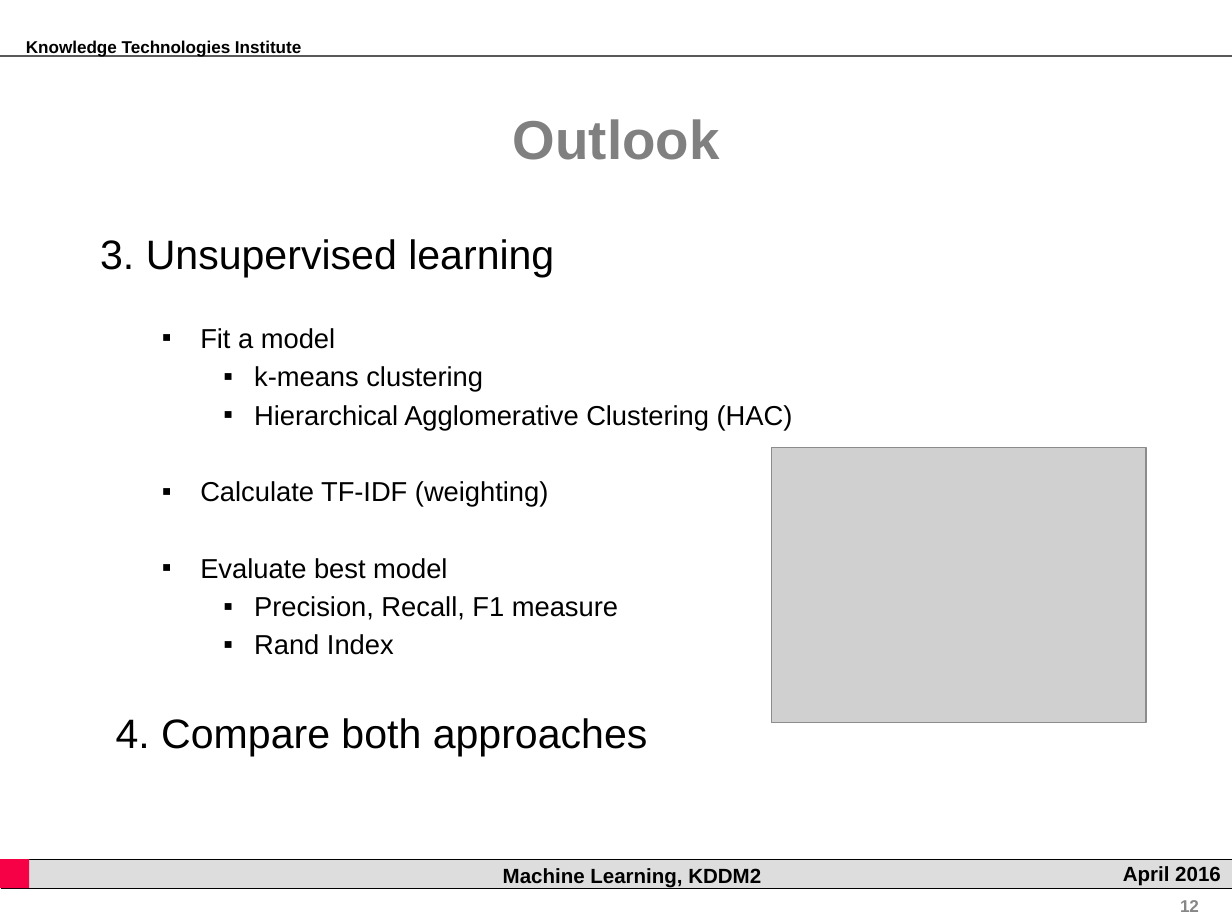
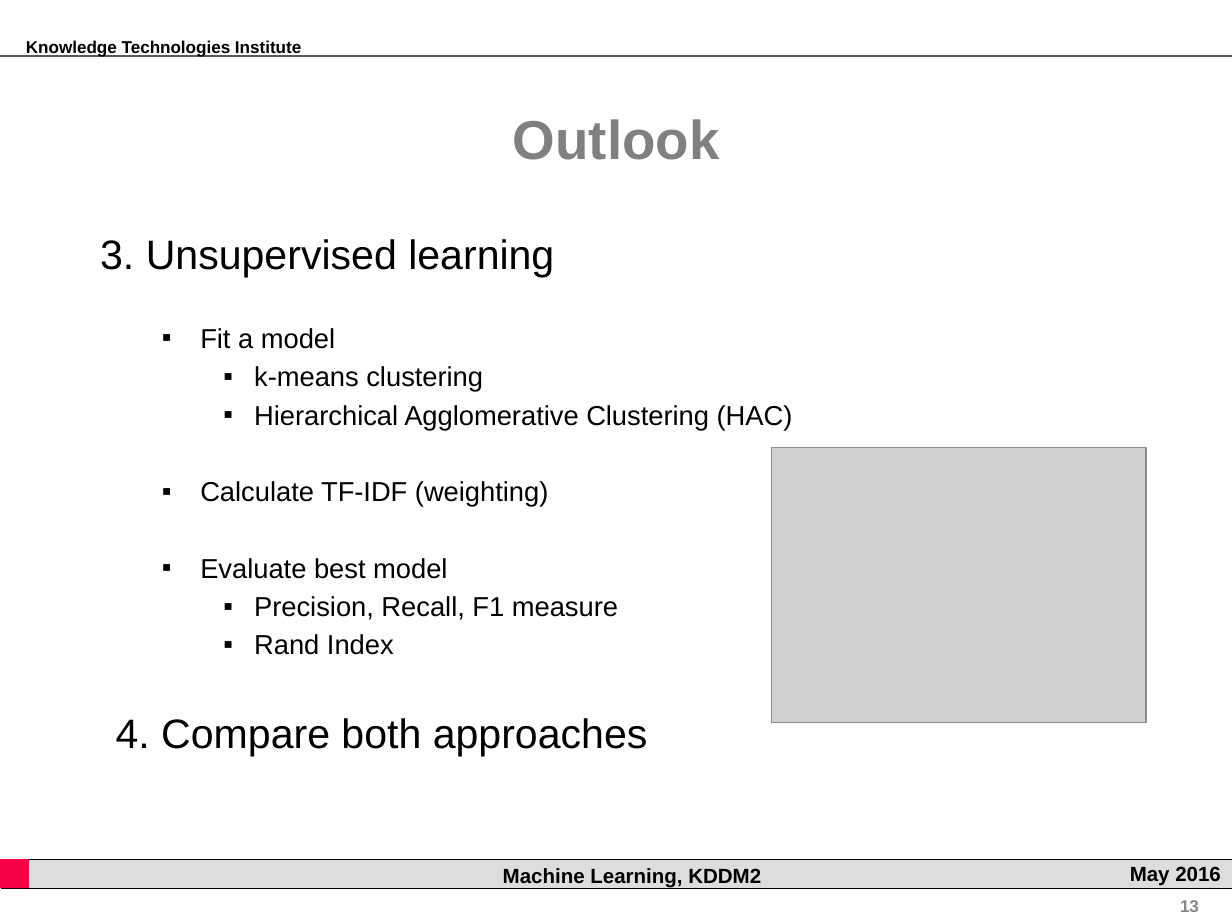
Before and after one commit to rsamer/MLSE, a slide deck: slide 13 of presentation/interim/Presentation.pptx (slide 12 before the commit). Drawn at 1232x924 pixels with LibreOffice and Linux fonts; fonts in the diff are those of the drawing; grey boxes stand for pictures; background and template pictures are left out. Boxes give left, top, right and bottom in pixels: in the first picture for what was removed or moved away, otherwise in the second. Text is boxed around its words. In the diff, an @@ line names an element or a change of style, - is before the commit and + after.

```diff
--- a/presentation/interim/Presentation.pptx
+++ b/presentation/interim/Presentation.pptx
@@ text in rectangle at bbox=[1130, 866, 1221, 886]: text changed @@
-April 2016
+May 2016
@@ page number at bbox=[1180, 900, 1199, 912]: text changed @@
-12
+13
```
Also in this commit, not shown: 11 other slides changed, 2 slides added, 1 slide removed.
